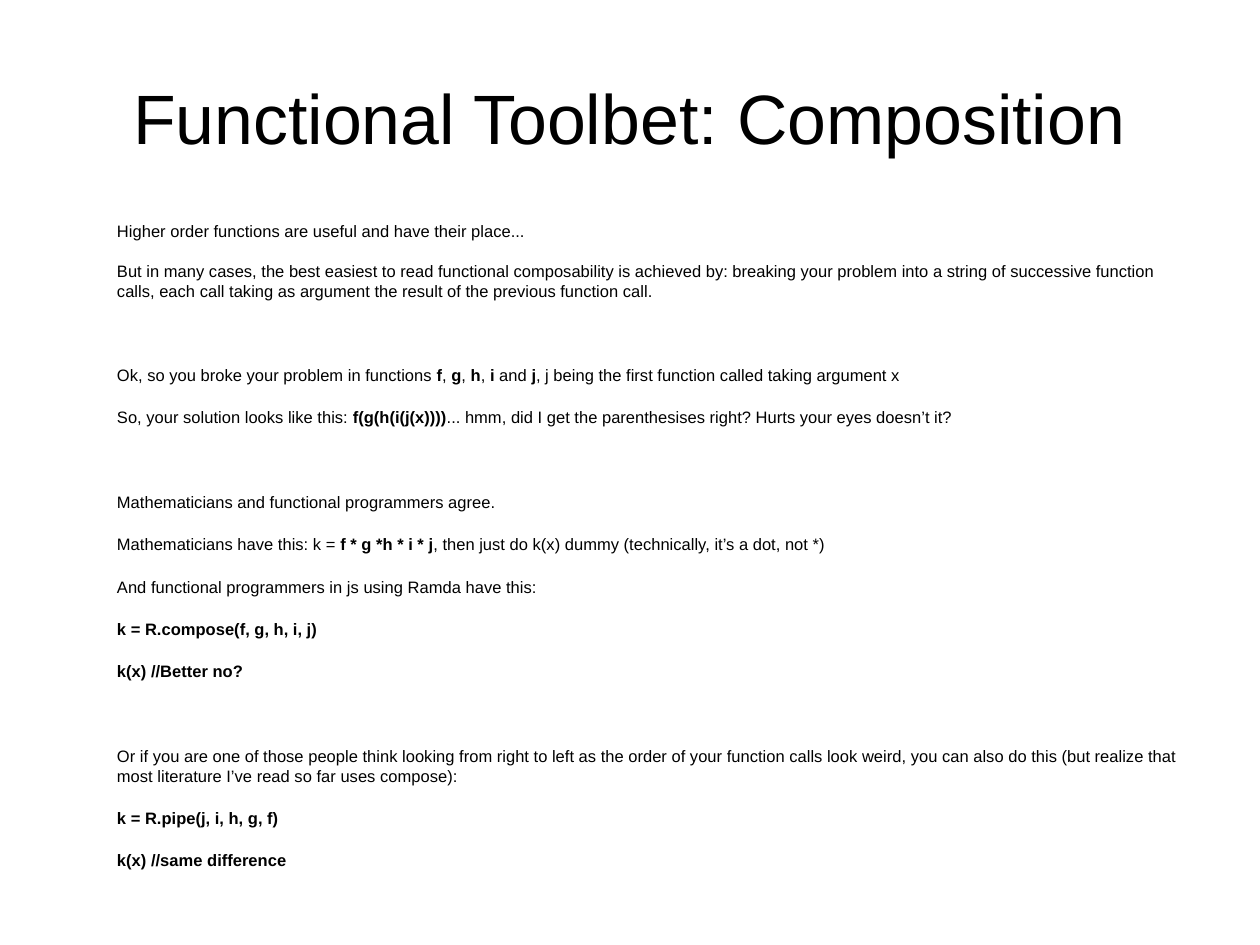
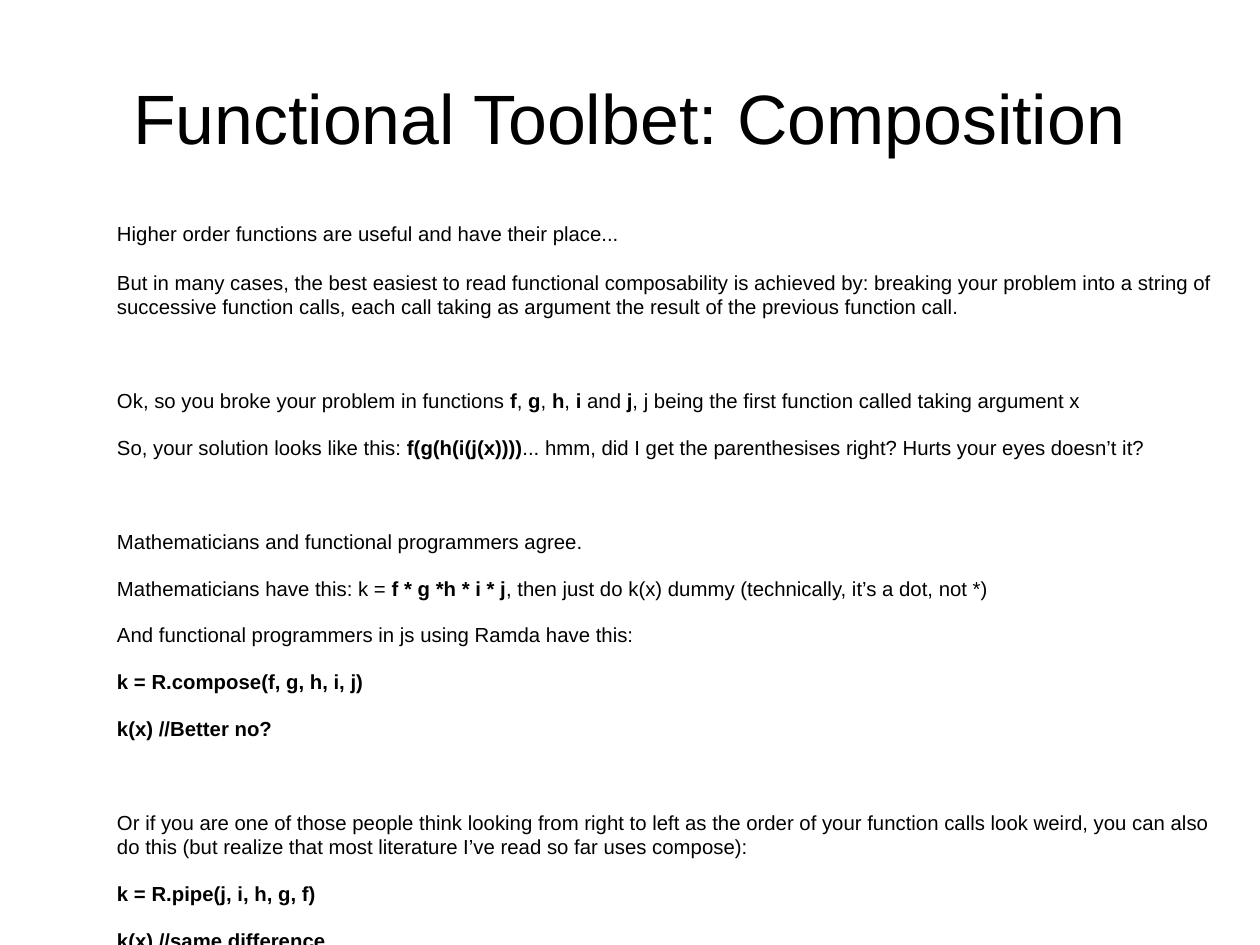
Before and after one commit to Magnitus-/FunctionalJsPresentation, a slide deck: slide 17 of Slides.odp (slide 16 before the commit). Drawn at 1260x945 pixels with LibreOffice and Linux fonts; fonts in the diff are those of the drawing. Boxes give left, top, right and bottom in pixels: in the first picture for what was removed or moved away, otherwise in the second. Text is boxed around its words. In the diff, an @@ line names an element or a change of style, - is before the commit and + after.

```diff
--- a/Slides.odp
+++ b/Slides.odp
@@ text "Higher order functions are useful ..." at bbox=[117, 226, 1210, 906]: size 10.4 to 12.8 pt @@
```
Also in this commit, not shown: 8 other slides changed, 5 slides added.
